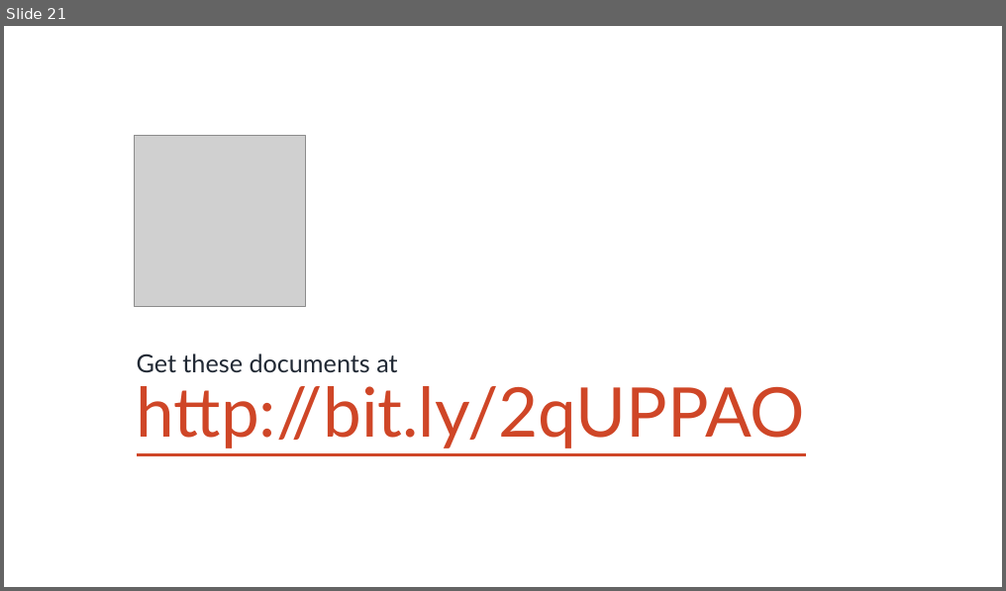
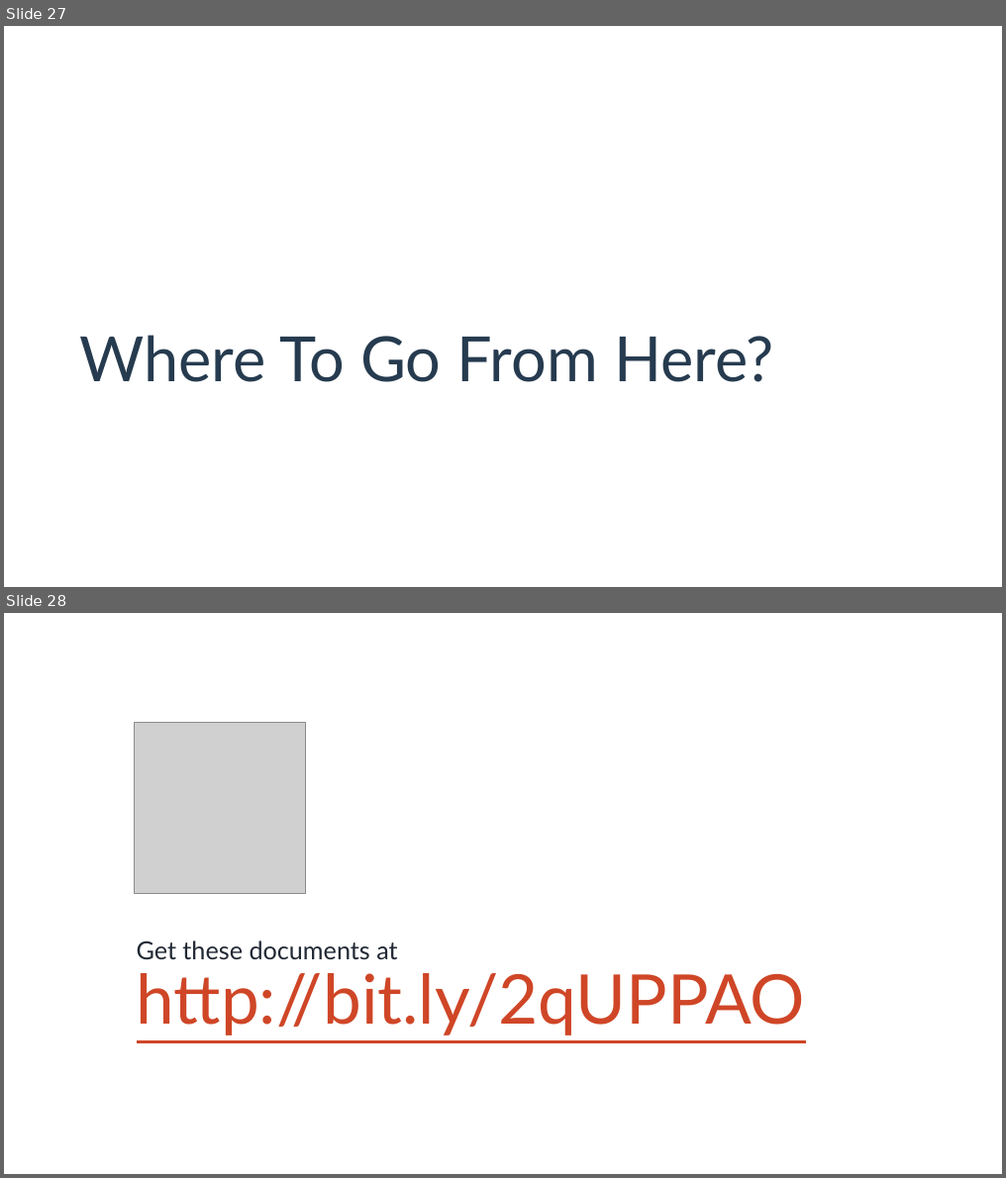
Before and after one commit to DavidSabine/The-Art-of-Agile-Product-Documentation, a slide deck: assets/The Art of Agile Documentation — Presentation — by David Sabine.pptx. Shown one above the other, each under a label of ours: slide 21 before the commit, slides 27 and 28 after it. The pictures are 1006x591 and 1006x1178 pixels, drawn with LibreOffice and Linux fonts; fonts in the diff are those of the drawing; grey boxes stand for pictures; background and template pictures are left out. Boxes give left, top, right and bottom in pixels: in the first picture for what was removed or moved away, otherwise in the second. Text is boxed around its words. In the diff, an @@ line names an element or a change of style, - is before the commit and + after.

```diff
--- a/assets/The Art of Agile Documentation — Presentation — by David Sabine.pptx
+++ b/assets/The Art of Agile Documentation — Presentation — by David Sabine.pptx
@@ slide 27 added at (4, 26, 1002, 587), background #FFFFFF @@
@@ title added at (79, 335, 774, 382), 60 pt, text #263B4F @@
+Where To Go From Here?
@@ what was slide 21 is now slide 28 @@
```
Also in this commit, not shown: 5 slides changed, 6 other slides added.
